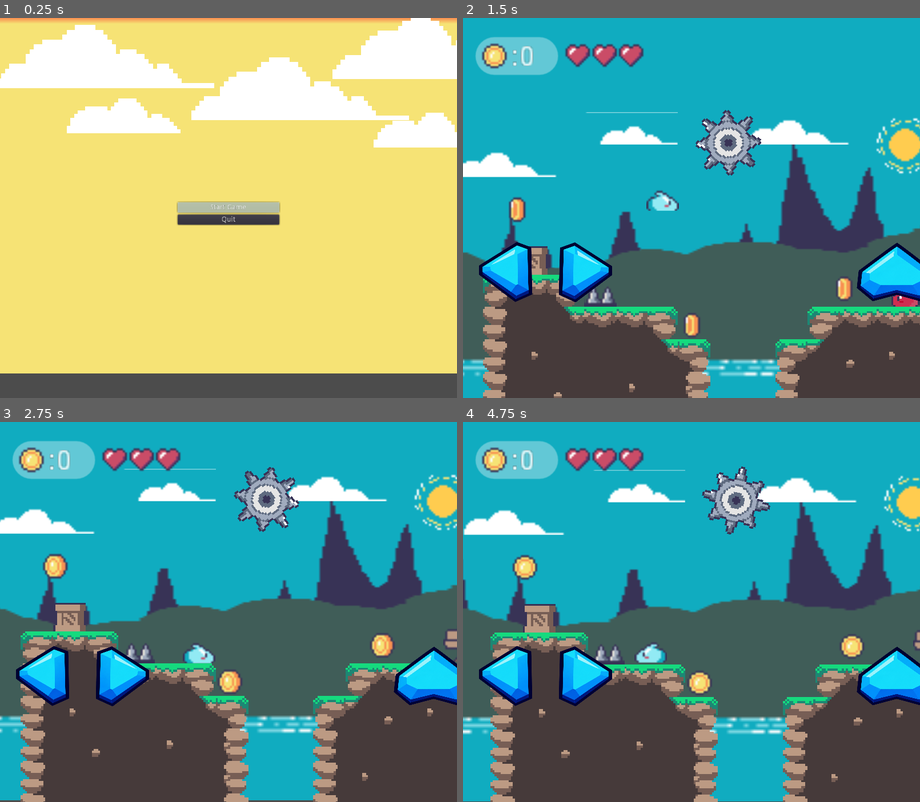
Above: before the commit, frames 1-4 (two rows, left to right).
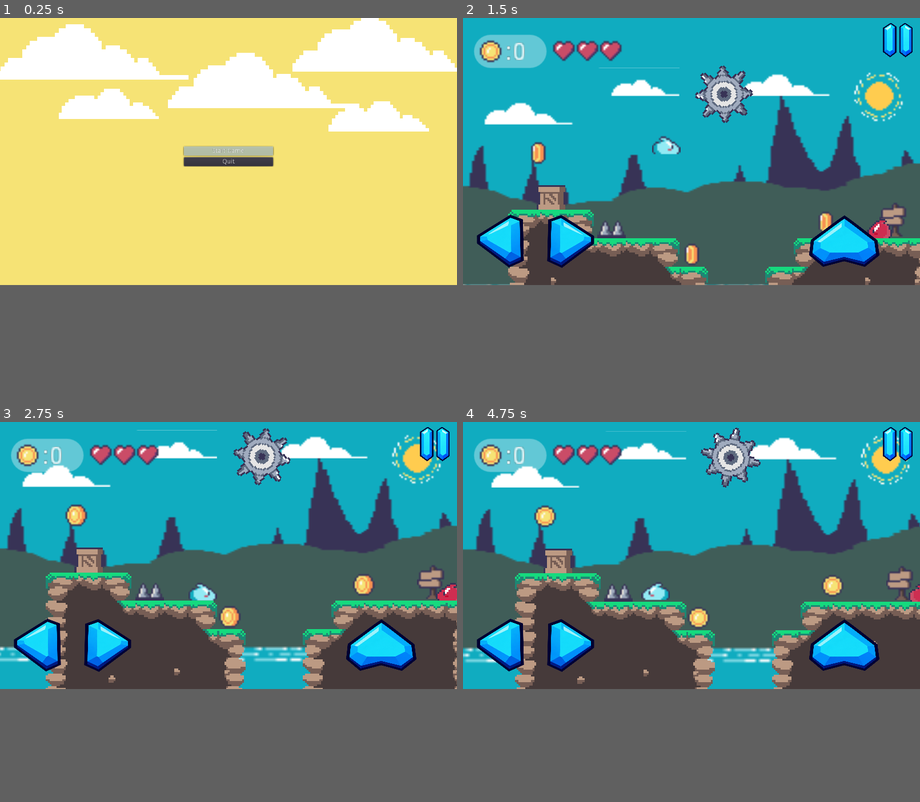
Above: after the commit, the same moments.

Repository: solidstatemiriana/Plataforma2D
Game: Godot game, scene res://Scenes/Menu.tscn
Two runs of this game, one before a commit and one after it. Both use one fixed random seed, a clock stepped at 60 frames per second and the inputs below.
Inputs:
- Up to frame 1 (0.25 s): no input
- Up to frame 2 (1.5 s): click "Start Game" at 0.5 s; tap Enter (ui_accept) at 1.25 s; hold Right (ui_right) from 1.28 s (still down)
- Up to frame 3 (2.75 s): keep holding Right (ui_right); tap Enter (ui_accept) at 1.52, 2.27 s
- Up to frame 4 (4.75 s): release Right (ui_right) at 2.78 s; hold Left (ui_left) 2.78-3.53 s; hold Right (ui_right) from 3.53 s (still down); tap Enter (ui_accept) at 3.77, 4.52 s
In our replay, the window is 800x666 before the commit and 800x468 after it. These sizes can differ from the game's own. Grey fills any space a smaller window leaves; there, only what the larger window draws over its background counts as a difference.

The runs differ from the first frame. In frame 1, 20% of the frame differs, in the area x 0-100%, y 0-100%; in frame 2, 53%; in frame 3, 57%; in frame 4, 57%, in the area x 0-100%, y 1-100%.

Commit message:
Fix base resolution to 1024x600 to match Godot default window

Diff:
--- a/project.godot
+++ b/project.godot
@@ -16,8 +16,8 @@
 
 [display]
 
-window/size/width=900
-window/size/height=750
+window/size/width=1024
+window/size/height=600
 window/stretch/mode="2d"
 window/stretch/aspect="keep"
 
